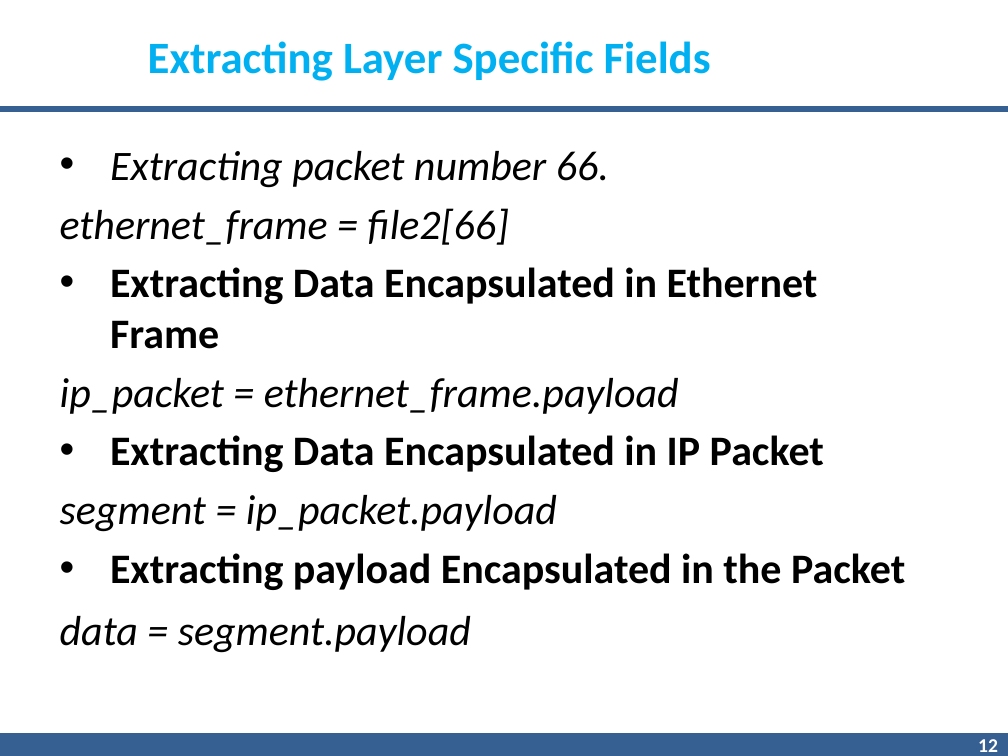
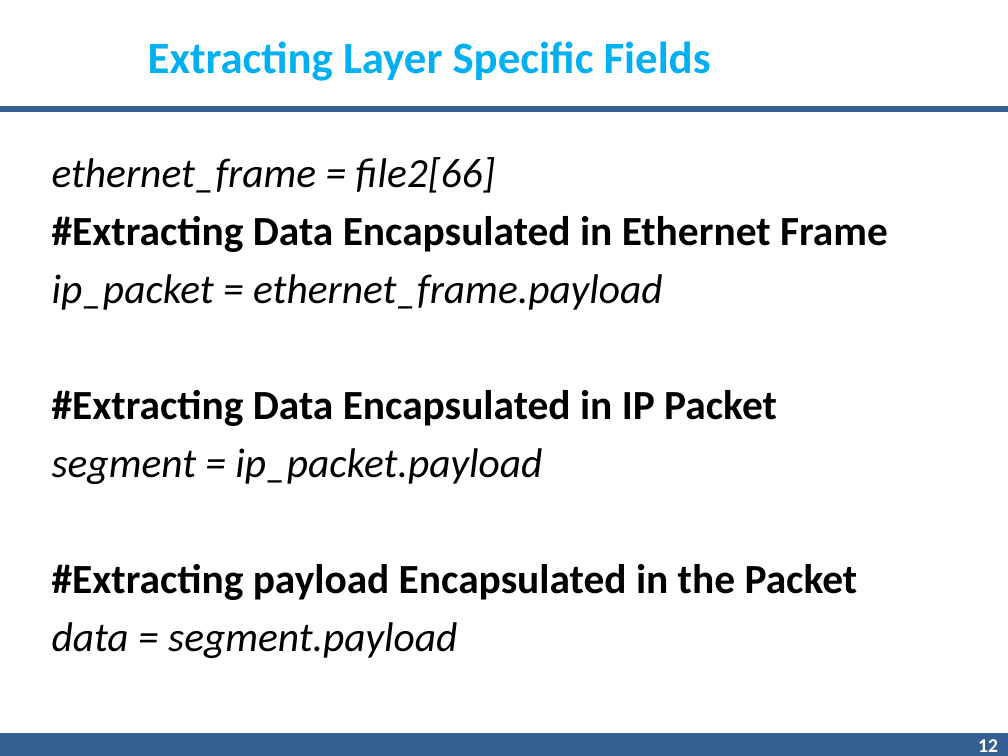
Before and after one commit to gnnain/Pcap_Reader, a slide deck: slide 12 of 7.pptx. Drawn at 1008x756 pixels with LibreOffice and Linux fonts; fonts in the diff are those of the drawing; background and template pictures are left out. Boxes give left, top, right and bottom in pixels: in the first picture for what was removed or moved away, otherwise in the second. Text is boxed around its words. In the diff, an @@ line names an element or a change of style, - is before the commit and + after.

```diff
--- a/7.pptx
+++ b/7.pptx
@@ text "ethernet_frame = file2[66]": place and size @@
-text "ethernet_frame = file2[66]" at bbox=[60, 151, 905, 653]
+text "ethernet_frame = file2[66]" at bbox=[52, 157, 888, 658]
@@ text at bbox=[52, 157, 663, 658]: size 30 to 29.6 pt in "ethernet_frame = file2[66]", "ip_packet = ethernet_frame.payload", "segment = ip_packet.payload", "data = segment.payload" @@
@@ text at bbox=[110, 151, 609, 188]: paragraph removed @@
-• Extracting packet number 66.
@@ text at bbox=[52, 216, 888, 252]: text changed; size 30 to 29.6 pt @@
-• Extracting Data Encapsulated in Ethernet Frame
+#Extracting Data Encapsulated in Ethernet Frame
@@ text at bbox=[52, 390, 777, 426]: text changed; size 30 to 29.6 pt @@
-• Extracting Data Encapsulated in IP Packet
+#Extracting Data Encapsulated in IP Packet
@@ text at bbox=[52, 564, 858, 600]: text changed; size 30 to 29.6 pt @@
-• Extracting payload Encapsulated in the Packet
+#Extracting payload Encapsulated in the Packet
```
Also in this commit, not shown: 12 other slides changed, 2 slides added, 2 slides removed, 2 other files.
